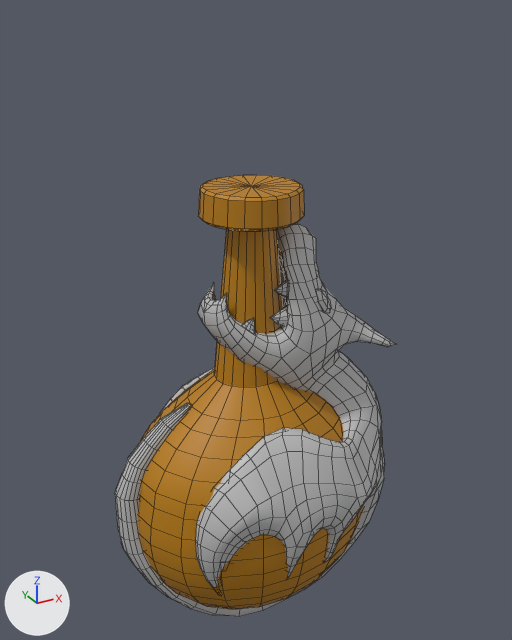
Two versions of the FBX model BartenderTales/Assets/Mesh/Potions/Potion_007_CoughUp.fbx, one commit apart.
Rendered twice from a 50 mm lens placed at (-0.116, -0.215, 0.188), pointed at (0.005, 0.006, 0.078). Arrows for +X, +Y and +Z are at lower left; the lights stay in place. Mesh edges are drawn as thin lines. Where no turn or scale is listed for an object, it has been applied to the vertices.

Objects in the first picture: 'Cough_UP_Bottle', 'Potion_007_CoughUp'.
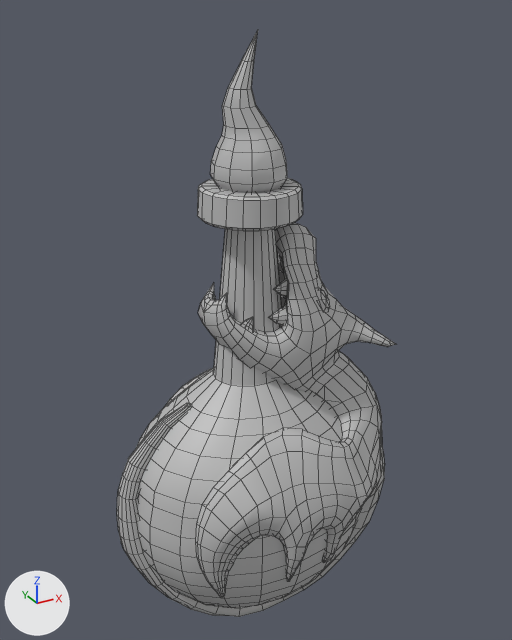
The newer file is also rescaled (x1.384), turned or shifted as a whole; pictures and numbers use the older file's frame.

What differs and where, as boxes (x1, y1, x2, y2) in the pictures (512 x 640 px; the box of a moved part takes in the faces that stretch with it):
'Potion_007_CoughUp', reshaped (49% taller)
    before: (115, 223, 396, 617)
    after: (117, 30, 396, 617)
'Cough_UP_Bottle', deleted
    before: (138, 175, 364, 609)
part 1 of me_mesh_001, moved or reshaped
    before: (317, 289, 331, 313)
    after: (317, 289, 330, 311)
part 2 of me_mesh_001, added
    after: (136, 178, 362, 608)
part 3 of me_mesh_001, added
    after: (210, 30, 287, 193)
part 4 of me_mesh_001, added
    after: (273, 278, 288, 296)
part 5 of me_mesh_001, moved or reshaped
    before: (115, 404, 190, 523)
    after: (117, 404, 190, 523)
part 6 of me_mesh_001, moved or reshaped
    before: (201, 545, 333, 587)
    after: (202, 545, 334, 598)
part 7 of me_mesh_001, moved or reshaped
    before: (234, 276, 288, 345)
    after: (247, 304, 287, 330)

What the commit changed:
me_mesh_001 is used by ob_potion_007_coughup; location (0.0024, 0.0014, 0.0336).
me_mesh_001 had 1985 vertices, 2001 faces and spanned x -0.059..0.059, y -0.046..0.046, z -0.083..0.083.
me_mesh_001 now has 2443 vertices, 2451 faces and spans x -0.059..0.059, y -0.046..0.046, z -0.083..0.149.
me_mesh_001 part 1: the loose piece of 20 vertices spanning x 0.016..0.024, y -0.019..-0.013, z 0.051..0.061 is moved by (0.0, 0.001, 0.0), in mat_txt_potion_coughup (its picture is missing).
me_mesh_001 part 2: a new loose piece of 462 vertices spanning x -0.055..0.05, y -0.042..0.04, z -0.079..0.099, in mat_txt_potion_coughup (its picture is missing).
me_mesh_001 part 3: a new loose piece of 100 vertices spanning x -0.016..0.011, y -0.014..0.013, z 0.098..0.149, in mat_lambert1 (grey #bcbcbc).
me_mesh_001 part 4: a new loose piece of 17 vertices spanning x 0.001..0.007, y -0.014..-0.01, z 0.059..0.066, in mat_txt_potion_coughup (its picture is missing).
me_mesh_001 part 5: 88 vertices moved from x -0.059..0.015, y -0.005..0.046, z -0.049..0.013 to x -0.058..0.015, y -0.004..0.044, z -0.049..0.013; 117 vertices removed from x -0.051..0.034, y -0.018..0.043, z -0.074..0.013; 36 vertices added at x -0.052..0.015, y -0.002..0.041, z -0.049..0.013.
me_mesh_001 part 6: 33 vertices moved from x -0.035..0.01, y -0.045..-0.03, z -0.05..-0.031 to x -0.035..0.01, y -0.046..-0.03, z -0.049..-0.031; 87 vertices removed from x -0.037..0.013, y -0.041..-0.029, z -0.05..-0.036; 64 vertices added at x -0.037..0.013, y -0.042..-0.03, z -0.05..-0.036.
me_mesh_001 part 7: 43 vertices moved from x -0.01..0.025, y -0.013..0.016, z 0.047..0.063 to x -0.01..0.024, y -0.012..0.015, z 0.048..0.063; 63 vertices removed from x -0.012..0.008, y -0.016..0.011, z 0.048..0.066; 46 vertices added at x -0.012..0.008, y -0.015..0.015, z 0.047..0.066.
Object 'Cough_UP_Bottle' (ob_cough_up_bottle) is deleted.
